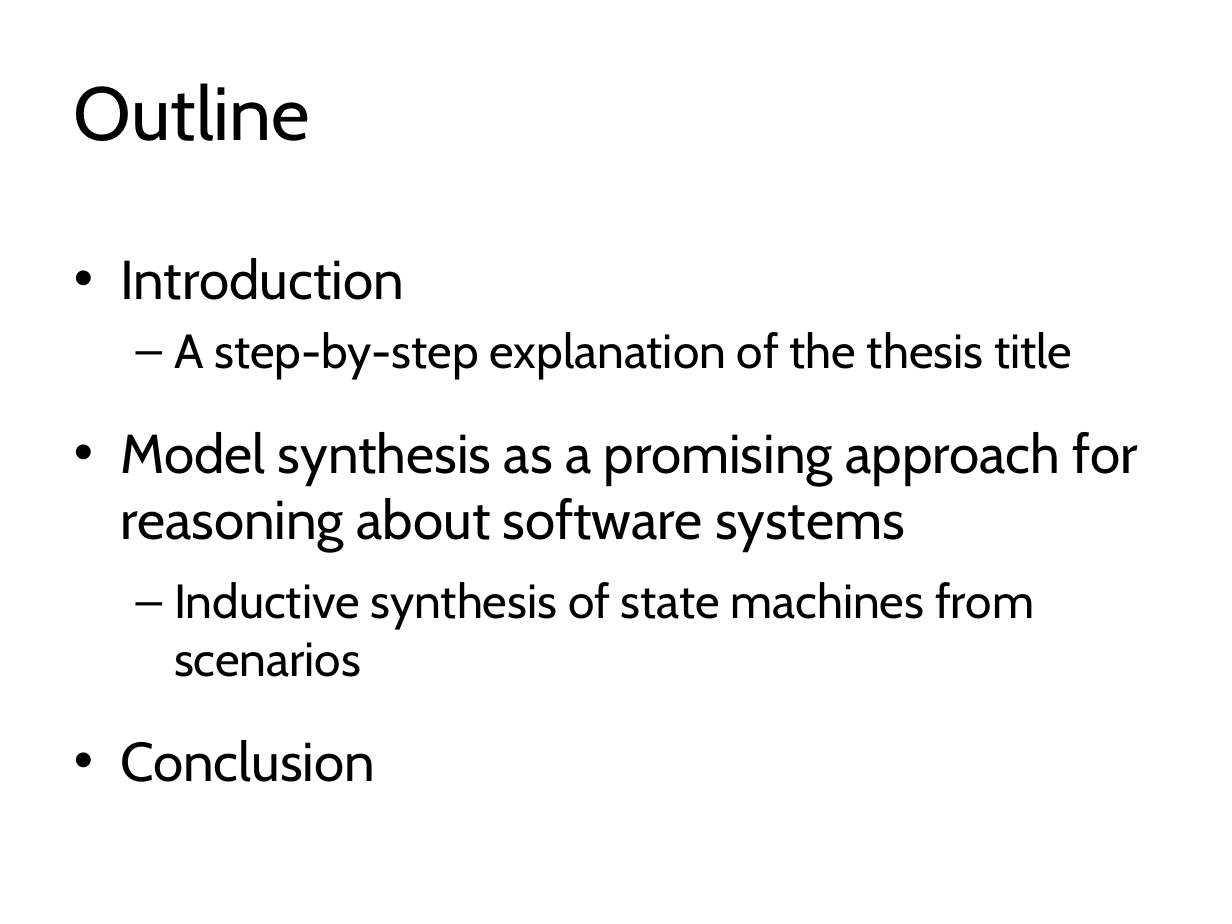
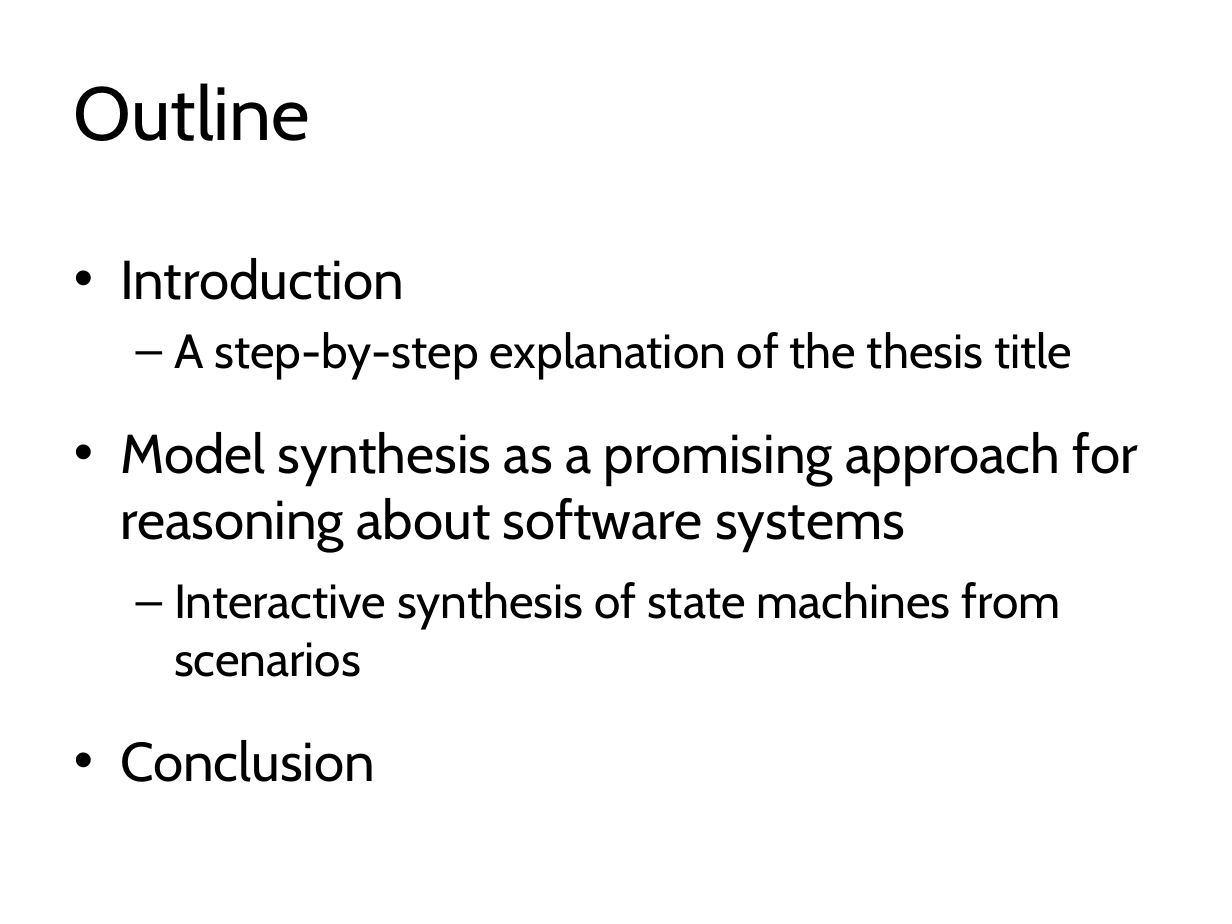
Before and after one commit to blambeau/phd, a slide deck: slide 2 of public-defense/slides.pptx. Drawn at 1232x924 pixels with LibreOffice and Linux fonts; fonts in the diff are those of the drawing. Boxes give left, top, right and bottom in pixels: in the first picture for what was removed or moved away, otherwise in the second. Text is boxed around its words. In the diff, an @@ line names an element or a change of style, - is before the commit and + after.

```diff
--- a/public-defense/slides.pptx
+++ b/public-defense/slides.pptx
@@ text at box(174, 582, 1060, 677): text changed @@
-  – Inductive synthesis of state machines from scenarios
+  – Interactive synthesis of state machines from scenarios
```
Also in this commit, not shown: 5 other slides changed, 2 slides added, 18 other files.
